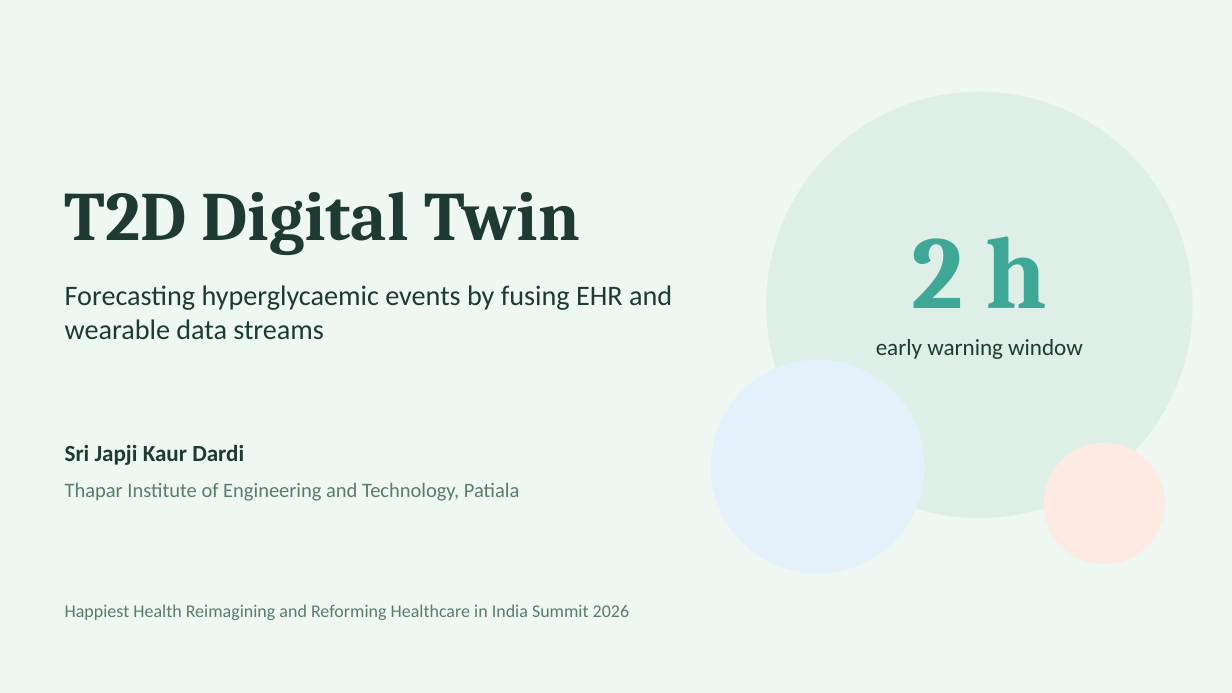
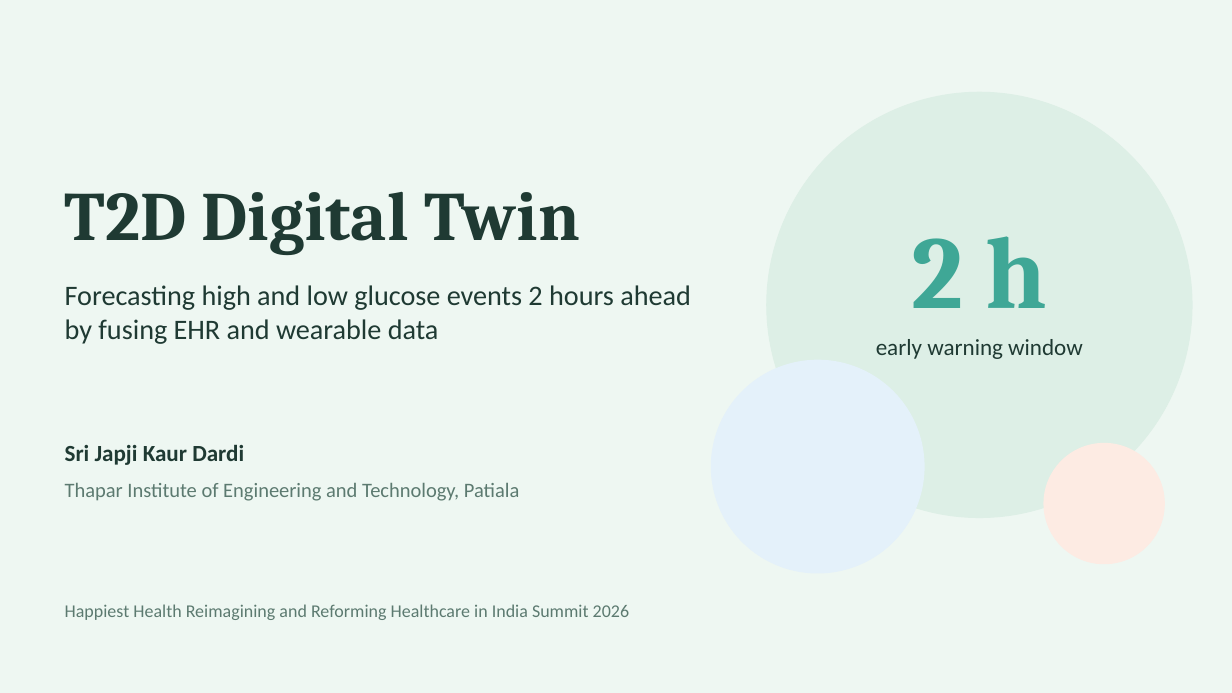
Before and after one commit to Srijapjikdardi/t2d-digital-twin, a slide deck: slide 1 of docs/presentation.pptx. Drawn at 1232x693 pixels with LibreOffice and Linux fonts; fonts in the diff are those of the drawing. Boxes give left, top, right and bottom in pixels: in the first picture for what was removed or moved away, otherwise in the second. Text is boxed around its words. In the diff, an @@ line names an element or a change of style, - is before the commit and + after.

```diff
--- a/docs/presentation.pptx
+++ b/docs/presentation.pptx
@@ text at [65,285,691,344]: text changed @@
-Forecasting hyperglycaemic events by fusing EHR and wearable data streams
+Forecasting high and low glucose events 2 hours ahead by fusing EHR and wearable data
```
Also in this commit, not shown: 7 other slides changed, 2 slides added, 20 other files.
